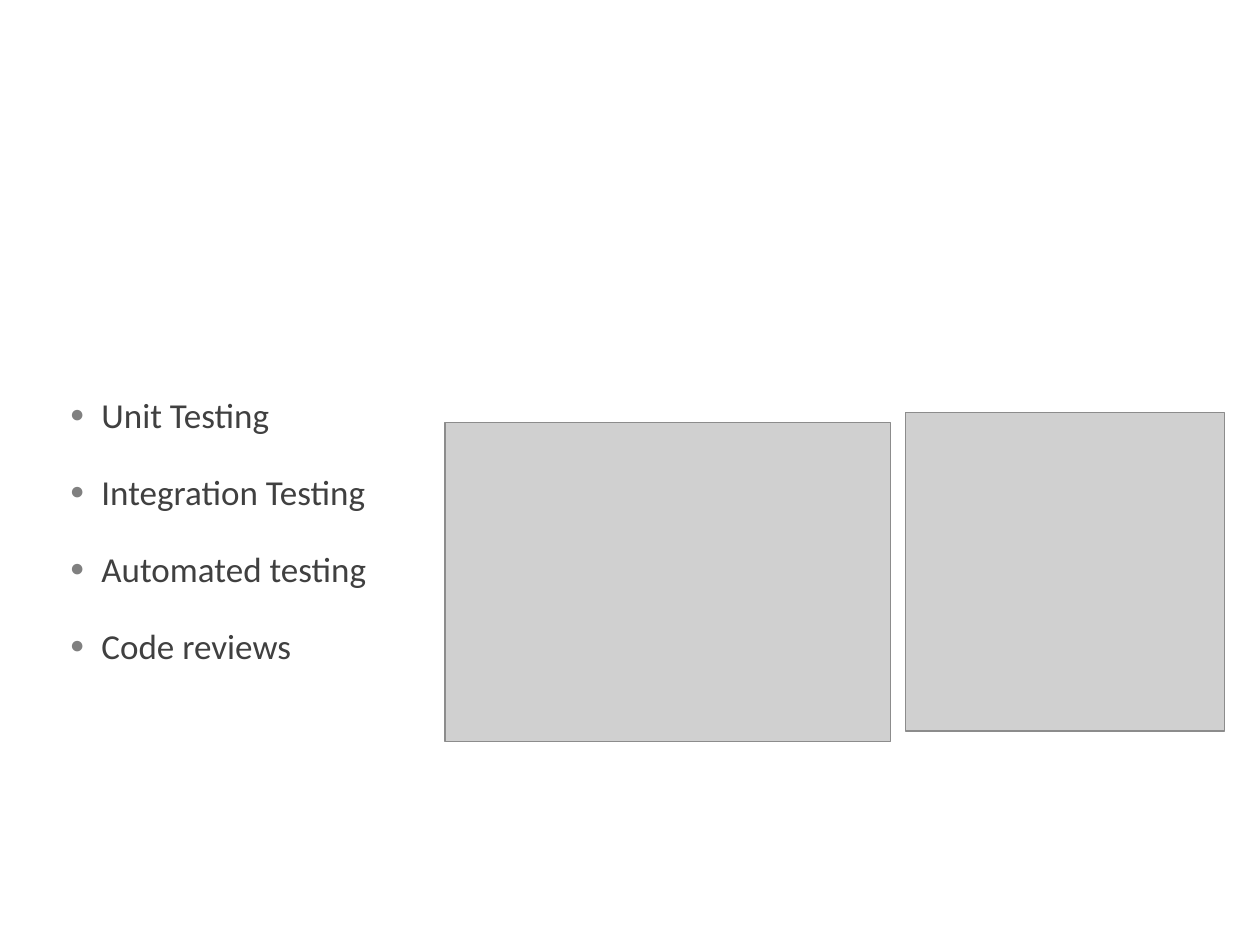
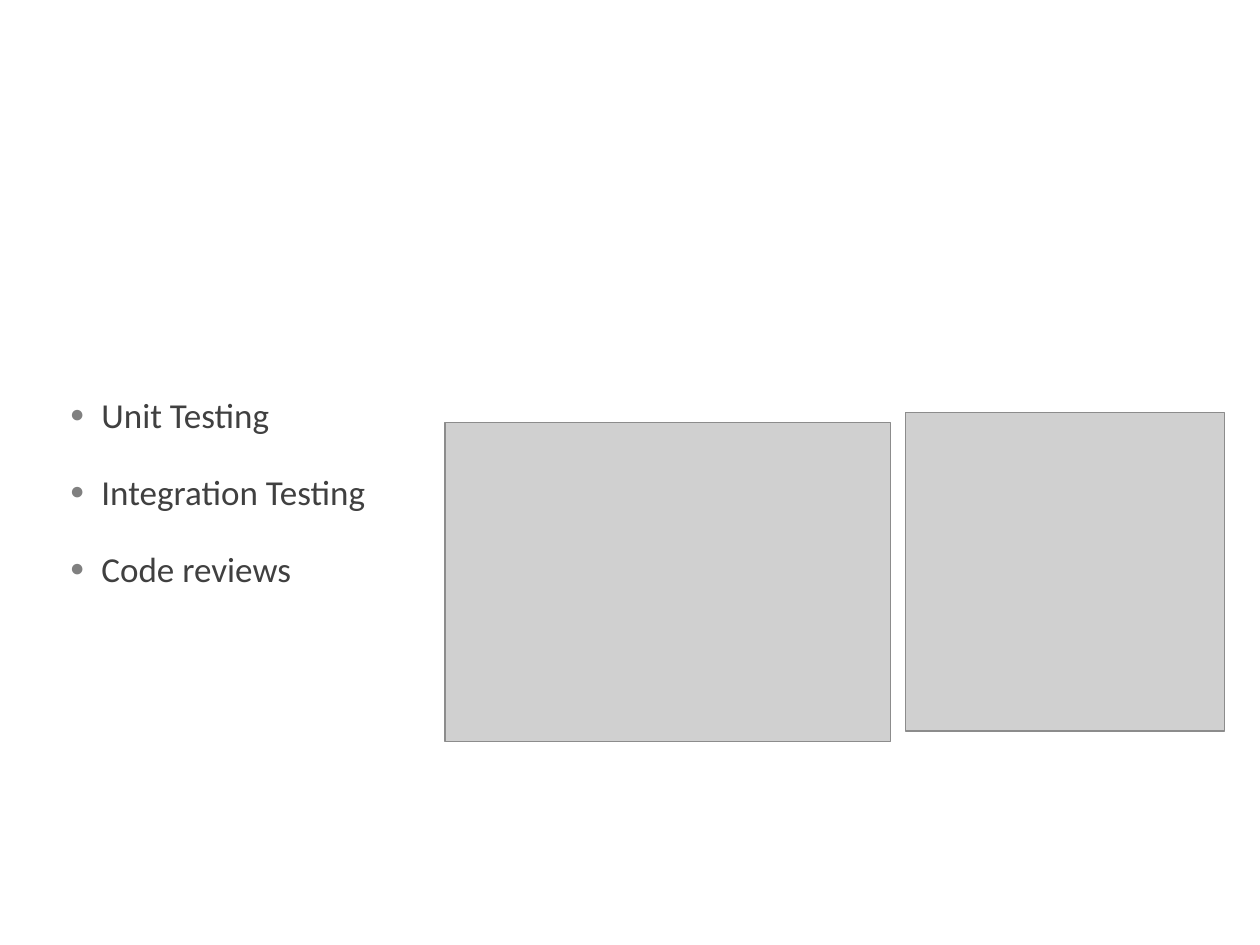
Before and after one commit to jakezhuyi/ECSE321_FTMS, a slide deck: slide 14 of Deliverable_5.pptx. Drawn at 1260x945 pixels with LibreOffice and Linux fonts; fonts in the diff are those of the drawing; grey boxes stand for pictures; background and template pictures are left out. Boxes give left, top, right and bottom in pixels: in the first picture for what was removed or moved away, otherwise in the second. Text is boxed around its words. In the diff, an @@ line names an element or a change of style, - is before the commit and + after.

```diff
--- a/Deliverable_5.pptx
+++ b/Deliverable_5.pptx
@@ text at (x1=101, y1=557, x2=367, y2=588): paragraph removed @@
-● Automated testing
```
Also in this commit, not shown: 4 other slides changed.
